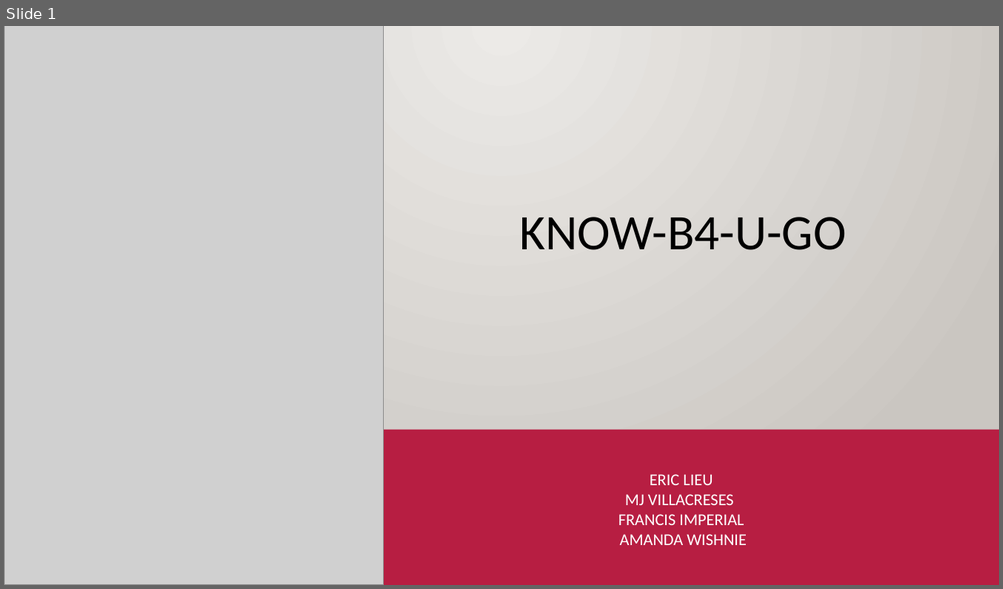
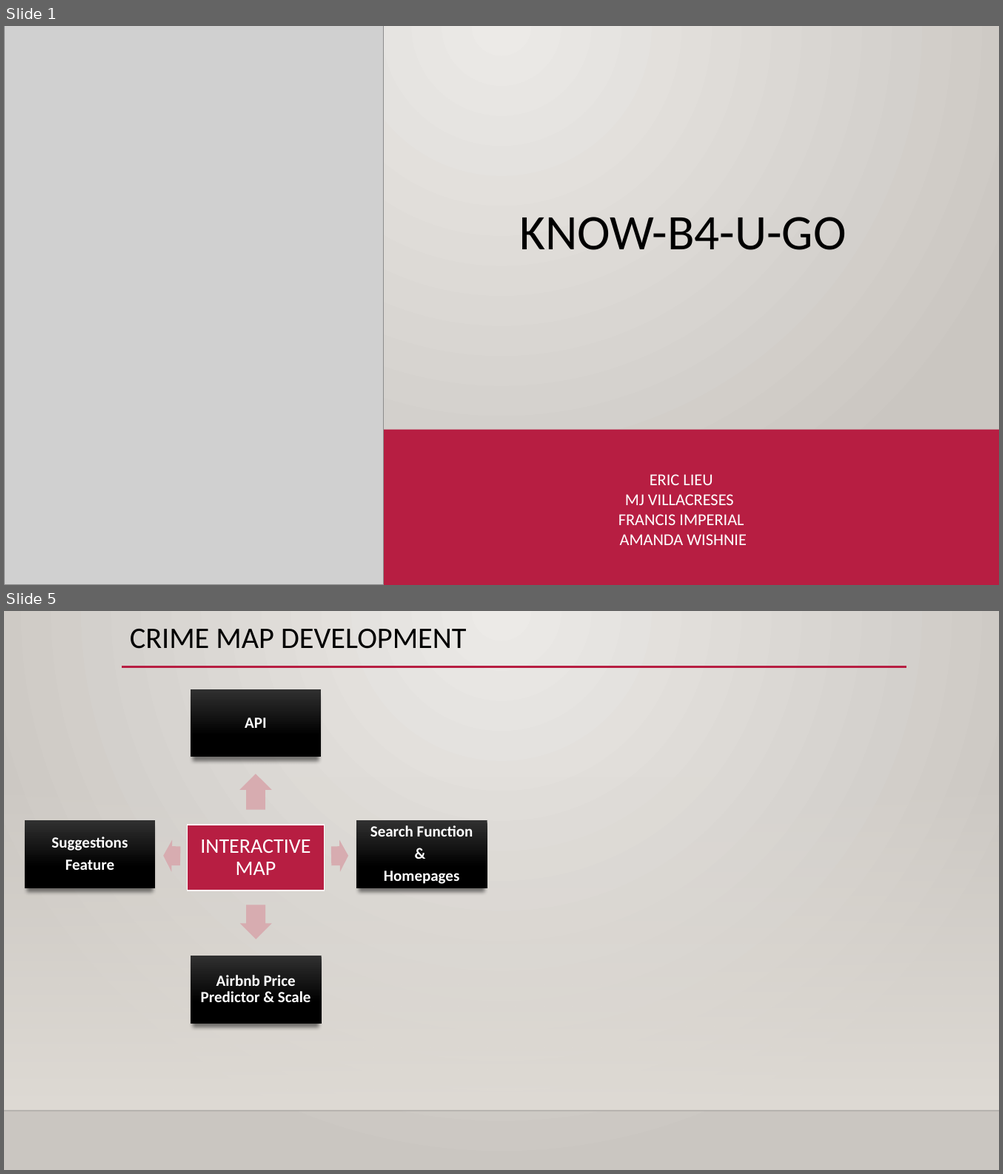
Before and after one commit to elieu17/finalProject_AirBnB, a slide deck: presentation/know_b4_u_go.pptx. Shown one above the other, each under a label of ours: slide 1 before the commit, slides 1 and 5 after it; the slides between them are not shown. The pictures are 1003x589 and 1003x1174 pixels, drawn with LibreOffice and Linux fonts; fonts in the diff are those of the drawing; grey boxes stand for pictures; background and template pictures are left out. Boxes give left, top, right and bottom in pixels: in the first picture for what was removed or moved away, otherwise in the second. Text is boxed around its words. In the diff, an @@ line names an element or a change of style, - is before the commit and + after.

```diff
--- a/presentation/know_b4_u_go.pptx
+++ b/presentation/know_b4_u_go.pptx
@@ slide 5 added at box(4, 611, 999, 1170), background gradient #ECEAE7 to #CAC7C1; not listed: 2 template elements that a slide beside it also shows @@
@@ title added at box(130, 629, 466, 649), 28.8 pt, text #000000 @@
+CRIME MAP DEVELOPMENT
@@ line added from (122, 667) to (906, 667), #B71E42 2.5 pt @@
@@ group added at box(24, 689, 486, 1024): 5 rectangles, 5 texts, 4 right arrows @@
+INTERACTIVE MAP
+API
+Search Function
+&
+Homepages
+Airbnb Price Predictor & Scale
+Suggestions
+Feature
```
Also in this commit, not shown: 2 slides changed, 3 other slides added, 1 slide removed, 4 other files.
